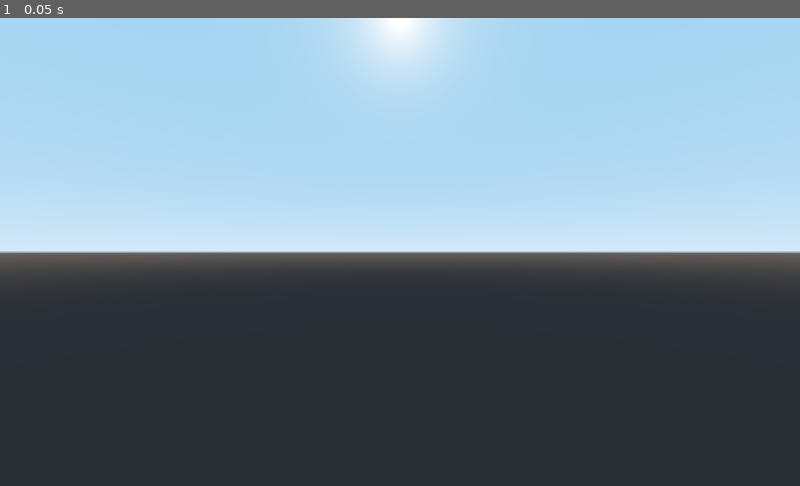
Above: before the commit, frame 1.
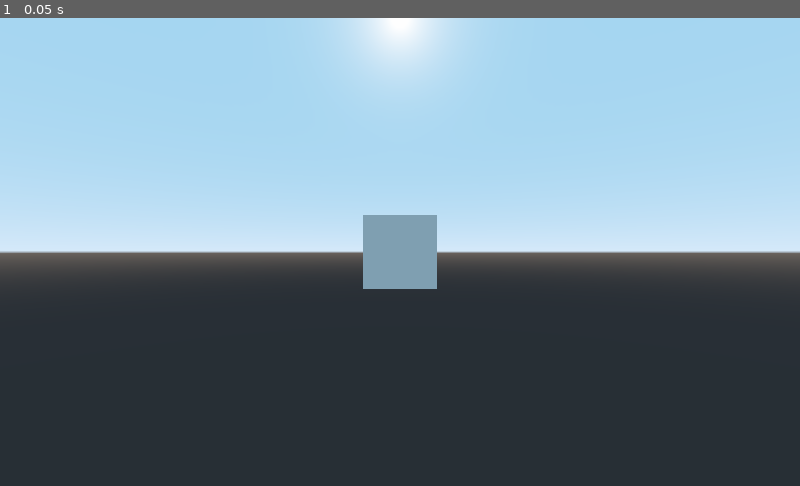
Above: after the commit, the same moment.

Repository: technicat/learngodot
Game: Godot game, scene res://cube.tscn
Two runs of this game, one before a commit and one after it. Both use one fixed random seed, a clock stepped at 60 frames per second and the inputs below.
Inputs:
- Up to frame 1 (0.05 s): no input

The runs differ from the first frame. In frame 1, 1.5% of the frame differs, in the area x 45-55%, y 42-58%.

Commit message:
add cube

Diff:
--- a/chapter3/cube.tscn
+++ b/chapter3/cube.tscn
@@ -1,5 +1,16 @@
-[gd_scene format=2]
+[gd_scene load_steps=2 format=2]
 
-[node name="cube" type="Spatial"]
+[sub_resource type="CubeMesh" id=1]
 
-[node name="Camera" type="Camera" parent="."]
+[node name="Scene" type="Spatial"]
+
+[node name="CameraNode" type="Spatial" parent="."]
+transform = Transform( 1, 0, 0, 0, 1, 0, 0, 0, 1, 0, 0, 10 )
+
+[node name="Camera" type="Camera" parent="CameraNode"]
+
+[node name="CubeNode" type="Spatial" parent="."]
+
+[node name="Cube" type="MeshInstance" parent="CubeNode"]
+mesh = SubResource( 1 )
+material/0 = null
